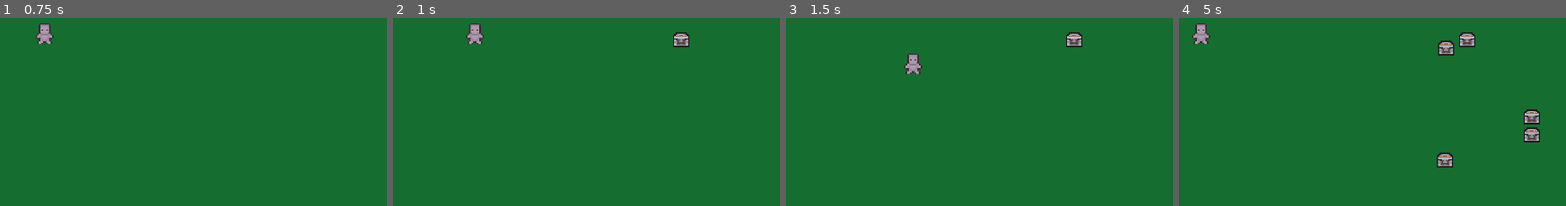
Above: before the commit, frames 1-4 (left to right).
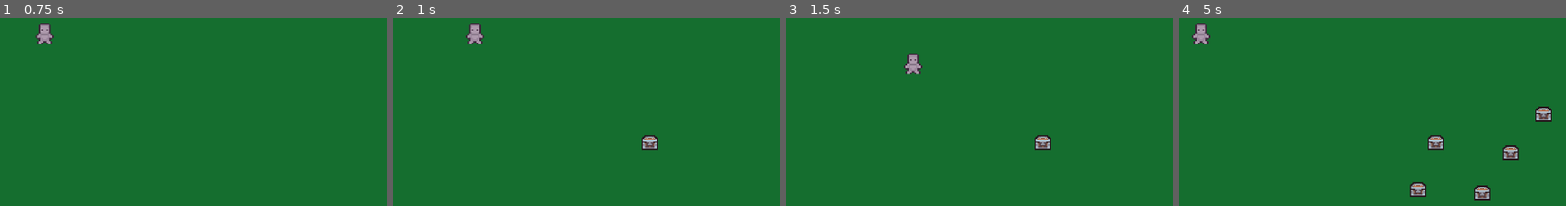
Above: after the commit, the same moments.

Repository: DodgerF/Roguelike-Redot
Game: Godot game, scene res://scenes/level/level.tscn
Two runs of this game, one before a commit and one after it. Both use one fixed random seed, a clock stepped at 60 frames per second and the inputs below.
Inputs:
- Up to frame 1 (0.75 s): tap Enter at 0.5 s; hold D (right) from 0.53 s (still down)
- Up to frame 2 (1 s): keep holding D (right)
- Up to frame 3 (1.5 s): release D (right) at 1.28 s; hold S (down) from 1.28 s (still down)
- Up to frame 4 (5 s): release S (down) at 2.03 s; hold D (right) 2.03-2.78 s; hold W (up) 2.78-3.53 s; hold A (left) from 3.53 s (still down)

Frame 1 is identical in both runs. In frame 2, 0.7% of the frame differs, in the area x 64-77%, y 7-71%; in frame 3, 0.7%; in frame 4, 3.2%, in the area x 59-97%, y 7-98%.

Commit message:
gizmo simplified

Diff:
--- a/scenes/level/level.tscn
+++ b/scenes/level/level.tscn
@@ -43,7 +43,7 @@
 debug_color = Color(0.242179, 0.622083, 0.39104, 0.42)
 
 [node name="Spawner" parent="." instance=ExtResource("3_i166f")]
-position = Vector2(351, 120)
+position = Vector2(347, 125)
 loading_scene = ExtResource("3_qkmgm")
 radius = 100.0
 autostart = true
--- a/scenes/spawner/gizmo_spawner.gd
+++ b/scenes/spawner/gizmo_spawner.gd
@@ -2,7 +2,7 @@
 extends Node2D
 
 @export var loading_scene: PackedScene
-@export_range(0.0, 100.0, 0.1)
+@export_range(0.0, 1000.0, 0.1)
 var radius := 10.0
 
 @export_category("Timer Property")
@@ -11,10 +11,29 @@
 @export var one_shot := false
 @export var autostart := false
 
+func _ready() -> void:
+	var timer: Timer = FromUnity.find_node_in_children(self, Timer)
+	if autostart and !Engine.is_editor_hint(): timer.start()
+	timer.wait_time = wait_time
+	timer.one_shot = one_shot
+
+
+var self_x = position.x
+var self_y = position.y
+func _on_timer_timeout() -> void:
+	var instance = load(loading_scene.resource_path).instantiate()
+
+	var rand := RandomNumberGenerator.new()
+	var random_x = rand.randf_range(self_x, self_x + radius)
+	var random_y = rand.randf_range(self_y, self_y + radius)
+
+	instance.position = Vector2(random_x, random_y)
+	add_child(instance)
+
+
 func _process(delta):
 	if Engine.is_editor_hint():
 		queue_redraw()
-
 func _draw() -> void:
 	if Engine.is_editor_hint():
 		draw_circle(Vector2.ZERO, radius, Color.FIREBRICK, false)
--- a/scenes/spawner/spawner.gd
+++ b/scenes/spawner/spawner.gd
@@ -1,23 +1,30 @@
 extends Node2D
 
-var parent
+@export var loading_scene: PackedScene
+@export_range(0.0, 1000.0, 0.1)
+var radius := 10.0
+
+@export_category("Timer Property")
+@export_range(0.0, 100.0, 0.1)
+var wait_time := 1
+@export var one_shot := false
+@export var autostart := false
+
 func _ready() -> void:
-	parent = get_parent()
-
-	var timer: Timer = FromUnity.find_node_in_children(parent, Timer)
-	if parent.autostart: timer.start()
-	timer.wait_time = parent.wait_time
-	timer.one_shot = parent.one_shot
+	var timer: Timer = FromUnity.find_node_in_children(self, Timer)
+	if autostart: timer.start()
+	timer.wait_time = wait_time
+	timer.one_shot = one_shot
 
 
 var self_x = position.x
 var self_y = position.y
 func _on_timer_timeout() -> void:
-	var instance = load(parent.loading_scene.resource_path).instantiate()
+	var instance = load(loading_scene.resource_path).instantiate()
 
 	var rand := RandomNumberGenerator.new()
-	var random_x = rand.randf_range(self_x, self_x + parent.radius)
-	var random_y = rand.randf_range(self_y, self_y + parent.radius)
+	var random_x = rand.randf_range(self_x, self_x + radius)
+	var random_y = rand.randf_range(self_y, self_y + radius)
 
 	instance.position = Vector2(random_x, random_y)
 	add_child(instance)
--- a/scenes/spawner/spawner_with_gizmo.tscn
+++ b/scenes/spawner/spawner_with_gizmo.tscn
@@ -1,14 +1,10 @@
-[gd_scene load_steps=3 format=3 uid="uid://ycehx4m8we53"]
+[gd_scene load_steps=2 format=3 uid="uid://ycehx4m8we53"]
 
 [ext_resource type="Script" path="res://scenes/spawner/gizmo_spawner.gd" id="1_gobpk"]
-[ext_resource type="Script" path="res://scenes/spawner/spawner.gd" id="2_2r8wa"]
 
-[node name="GizmoSpawner" type="Node2D"]
+[node name="Spawner" type="Node2D"]
 script = ExtResource("1_gobpk")
-
-[node name="Spawner" type="Node2D" parent="."]
-script = ExtResource("2_2r8wa")
 
 [node name="Timer" type="Timer" parent="."]
 
-[connection signal="timeout" from="Timer" to="Spawner" method="_on_timer_timeout"]
+[connection signal="timeout" from="Timer" to="." method="_on_timer_timeout"]
Not shown, changed: assets/Prototype_Character.png.import
